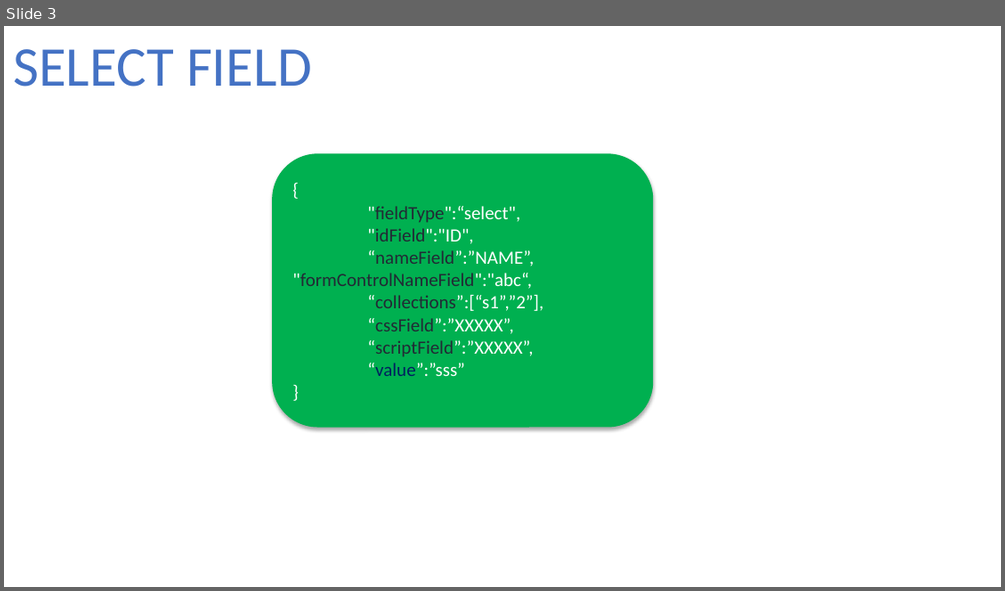
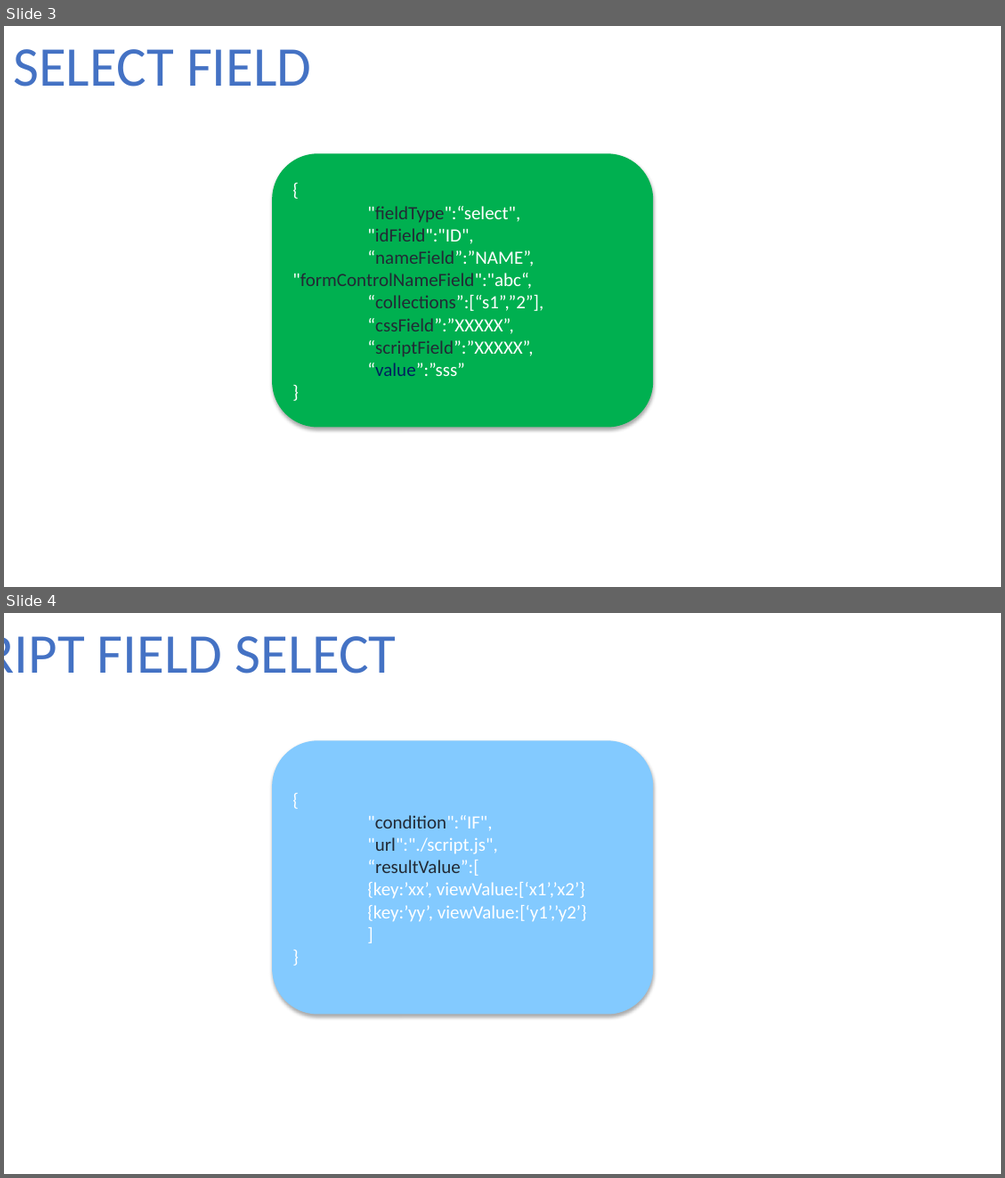
Before and after one commit to fxanhkhoa/Generator_ReactiveForm, a slide deck: Documents/design/JsonForField.pptx. Shown one above the other, each under a label of ours: slide 3 before the commit, slides 3 and 4 after it. The pictures are 1005x591 and 1005x1178 pixels, drawn with LibreOffice and Linux fonts; fonts in the diff are those of the drawing. Boxes give left, top, right and bottom in pixels: in the first picture for what was removed or moved away, otherwise in the second. Text is boxed around its words. In the diff, an @@ line names an element or a change of style, - is before the commit and + after.

Commit message:
update JsonForField

```diff
--- a/Documents/design/JsonForField.pptx
+++ b/Documents/design/JsonForField.pptx
@@ slide 4 added at box(4, 613, 1001, 1174), background #FFFFFF @@
@@ text added at box(97, 636, 396, 674), 54 pt, text #4472C4 @@
+SCRIPT FIELD SELECT
@@ rounded rectangle added at box(273, 741, 654, 1014), fill #83CAFF, 18 pt, text #FFFFFF @@
+{
+"condition":“IF",
+"url":"./script.js",
+“resultValue”:[
+{key:’xx’, viewValue:[‘x1’,’x2’}
+{key:’yy’, viewValue:[‘y1’,’y2’}
+]
+}
```
Also in this commit, not shown: 4 other slides changed, 1 other file.
